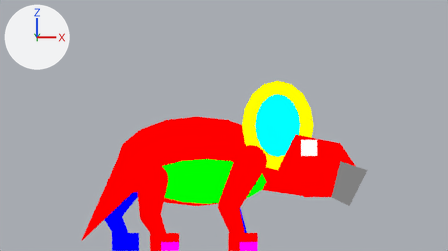
Two versions of the Blender file assets-source/blender/motion/protoceratops-idle.blend, one commit apart.
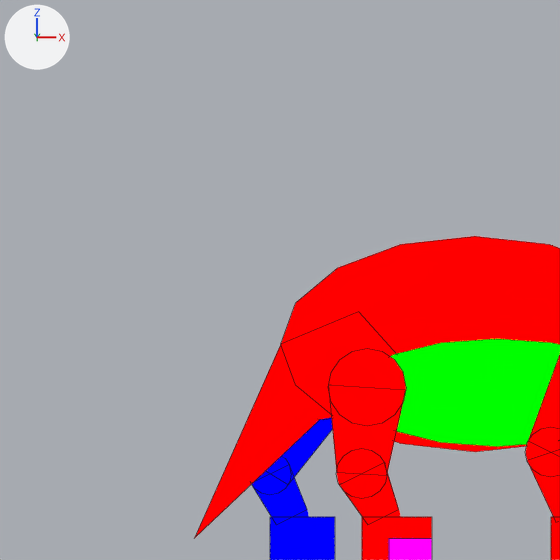
There are two pictures of each version: one from the file's camera 'DinoTycoon_Motion_protoceratops_idle_sample_Camera', one close up on the part from 0% to 52% of the width and 7% to 100% of the height. Lighting does not change. The marker at upper left points along +X, +Y and +Z. The last two pictures show the newer version. The close-ups show mesh edges as thin lines.

Objects in the first close-up: 'DinoTycoon_Motion_protoceratops_idle_belly', 'DinoTycoon_Motion_protoceratops_idle_far_back_0', 'DinoTycoon_Motion_protoceratops_idle_far_back_1', 'DinoTycoon_Motion_protoceratops_idle_far_back_foot', 'DinoTycoon_Motion_protoceratops_idle_near_back_0', 'DinoTycoon_Motion_protoceratops_idle_near_back_1', 'DinoTycoon_Motion_protoceratops_idle_near_back_foot', 'DinoTycoon_Motion_protoceratops_idle_near_back_joint_0', 'DinoTycoon_Motion_protoceratops_idle_near_front_0', 'DinoTycoon_Motion_protoceratops_idle_near_front_joint_1', 'DinoTycoon_Motion_protoceratops_idle_tail', 'DinoTycoon_Motion_protoceratops_idle_trunk' and 8 more.
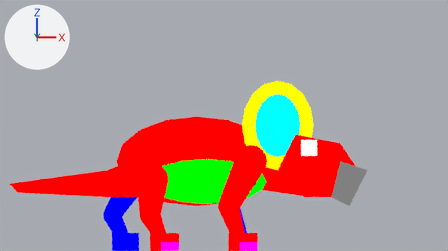
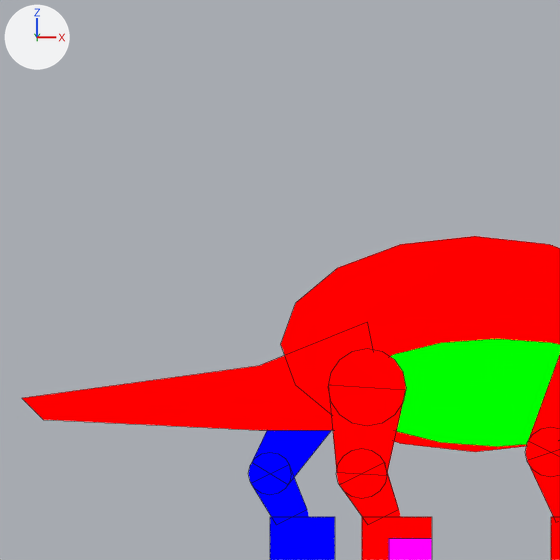
The newer file is also turned or shifted as a whole; pictures and numbers use the older file's frame.

What differs and where, as boxes [x1, y1, x2, y2] in the close-ups (560 x 560 px):
'DinoTycoon_Motion_protoceratops_idle_tail', reshaped: before [195, 312, 396, 537]; after [22, 323, 372, 430]

The change, as a diff of the scene's bpy script:
```diff
--- a/assets-source/blender/motion/protoceratops-idle.blend.py
+++ b/assets-source/blender/motion/protoceratops-idle.blend.py
@@ me_dinotycoon_motion_protoceratops_idle_sample_tail @@
 # used by ob_dinotycoon_motion_protoceratops_idle_tail; location = (0.0, 0.0, 0.0)
-me_dinotycoon_motion_protoceratops_idle_sample_tail.from_pydata(...)  # 10 vertices, 7 faces; spans x 9.0..20.2, y -1.0..1.0, z 1.0..11.5
+me_dinotycoon_motion_protoceratops_idle_sample_tail.from_pydata(...)  # 12 vertices, 8 faces; spans x 1.0..18.0, y -1.0..1.0, z 6.0..11.0
+# me_dinotycoon_motion_protoceratops_idle_sample_tail part 1: the whole mesh is rebuilt
 me_dinotycoon_motion_protoceratops_idle_sample_tail.materials.append(mat_dinotycoon_role_b)
```
